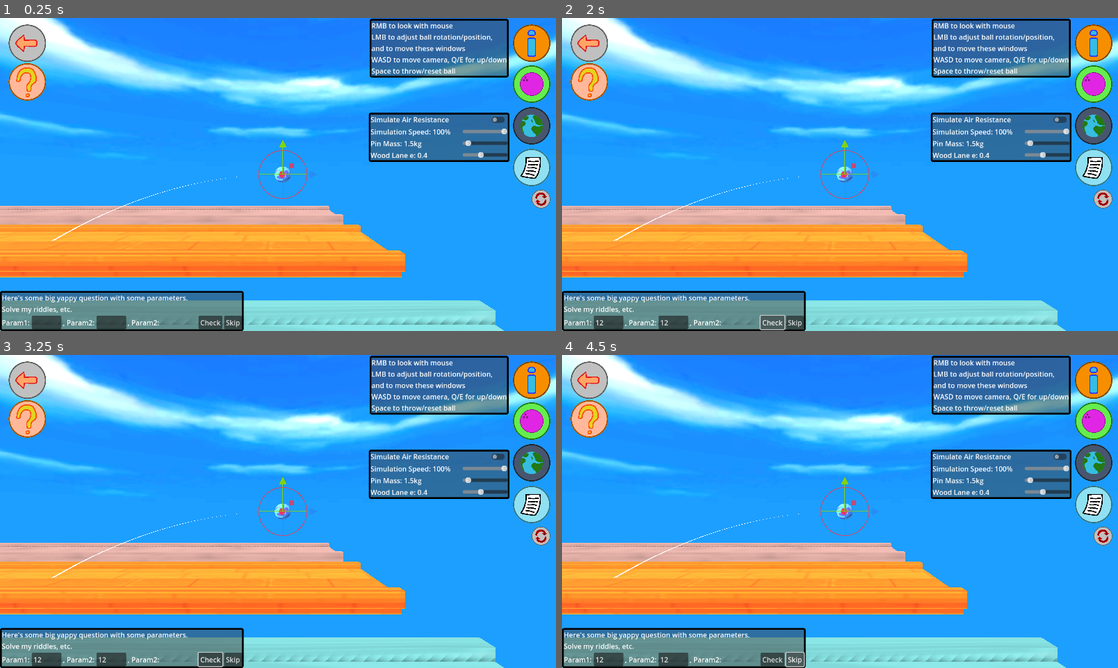
Above: before the commit, frames 1-4 (two rows, left to right).
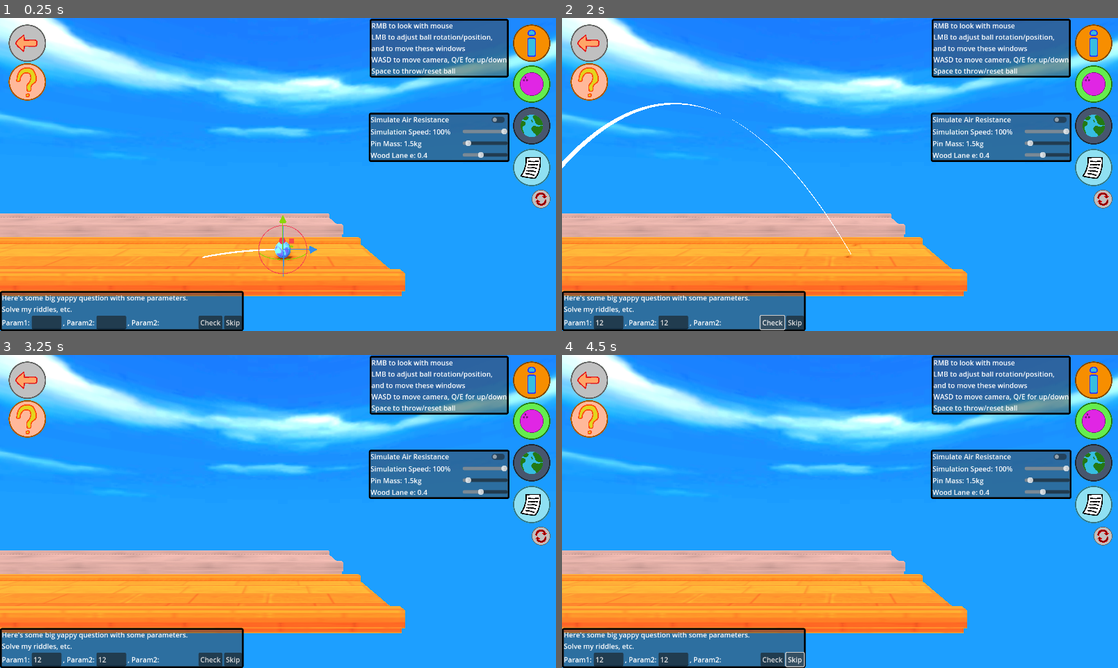
Above: after the commit, the same moments.

Repository: ErythiaSea/CMP400-PhET
Game: Godot game, scene res://Scenes/bowlingEnv.tscn
Same seed, same stepped clock (60 frames per second), same inputs: the game is played once before the commit and once after it.
Inputs (mouse positions are in pixels of both pictures, inside the frame that each line leads up to):
- Up to frame 1 (0.25 s): no input
- Up to frame 2 (2 s): click (606, 321) at 0.52 s; type "12" at 0.6 s; click (673, 321) at 0.75 s; type "12" at 0.83 s; click "Check" at 1.25 s
- Up to frame 3 (3.25 s): click (27, 417) at 2 s; click (27, 417) at 2.75 s
- Up to frame 4 (4.5 s): click "Skip" at 3.5 s; click "Skip" at 4.25 s

The runs differ from the first frame. In frame 1, 21% of the frame differs, in the area x 0-91%, y 39-100%; in frame 2, 21%, in the area x 0-91%, y 27-100%; in frame 3, 21%; in frame 4, 21%.

Commit message:
started answer check for e coeff

Diff:
--- a/Scenes/bowlingEnv.tscn
+++ b/Scenes/bowlingEnv.tscn
@@ -149,7 +149,6 @@
 surface_material_override/0 = SubResource("StandardMaterial3D_22p0g")
 
 [node name="ForceBall" type="RigidBody3D" parent="." node_paths=PackedStringArray("traj_line")]
-transform = Transform3D(1, 0, 0, 0, 1, 0, 0, 0, 1, 0, 1, 0)
 mass = 7.0
 physics_material_override = SubResource("PhysicsMaterial_65q5m")
 can_sleep = false
@@ -173,15 +172,15 @@
 surface_material_override/0 = SubResource("StandardMaterial3D_unano")
 
 [node name="ArrowRoot" parent="ForceBall" instance=ExtResource("4_0fhea")]
-transform = Transform3D(0.0001, 0, 0, 0, 0.0001, 0, 0, 0, 0.0001, 0, 1, 0)
+transform = Transform3D(0.0001, 0, 0, 0, 0.0001, 0, 0, 0, 0.0001, 0, 0, 0)
 length_scale = 0.5
 distance_from_center = 0.75
 
 [node name="laneWood" parent="." instance=ExtResource("9_aomcl")]
-transform = Transform3D(-4.371139e-08, 0, 1, 0, 1, 0, -1, 0, -4.371139e-08, 0, 0, -7.5)
+transform = Transform3D(-4.371139e-08, 0, 1, 0, 1, 0, -1, 0, -4.371139e-08, 0, -0.2, -7.5)
 
 [node name="laneCloth" type="StaticBody3D" parent="."]
-transform = Transform3D(-4.371139e-08, 0, 1, 0, 1, 0, -1, 0, -4.371139e-08, 2, 0, -7.5)
+transform = Transform3D(-4.371139e-08, 0, 1, 0, 1, 0, -1, 0, -4.371139e-08, 2, -0.2, -7.5)
 physics_material_override = SubResource("PhysicsMaterial_fxcs8")
 
 [node name="Rbarrier" type="MeshInstance3D" parent="laneCloth"]
@@ -207,7 +206,7 @@
 shape = SubResource("BoxShape3D_fxcs8")
 
 [node name="laneRubber" type="StaticBody3D" parent="."]
-transform = Transform3D(-4.371139e-08, 0, 1, 0, 1, 0, -1, 0, -4.371139e-08, -2, 0, -7.5)
+transform = Transform3D(-4.371139e-08, 0, 1, 0, 1, 0, -1, 0, -4.371139e-08, -2, -0.2, -7.5)
 physics_material_override = SubResource("PhysicsMaterial_4hcwo")
 
 [node name="Rbarrier" type="MeshInstance3D" parent="laneRubber"]
@@ -532,7 +531,7 @@
 
 [node name="ScrollContainer" type="ScrollContainer" parent="GUIRoot/FormulaPanel/MarginContainer"]
 layout_mode = 2
-scroll_vertical = 265
+scroll_vertical = 94
 
 [node name="HBoxContainer" type="VBoxContainer" parent="GUIRoot/FormulaPanel/MarginContainer/ScrollContainer"]
 layout_mode = 2
@@ -775,10 +774,11 @@
 [connection signal="value_changed" from="GUIRoot/QuestionPanel/VBoxContainer/PLChContainer/ParamContainer/Param1Box" to="." method="_on_param_1_value_changed"]
 [connection signal="value_changed" from="GUIRoot/QuestionPanel/VBoxContainer/PLChContainer/ParamContainer/Param2Box" to="." method="_on_param_2_value_changed"]
 [connection signal="pressed" from="GUIRoot/QuestionPanel/VBoxContainer/PLChContainer/CheckContainer/CheckButton" to="." method="_on_check_button_pressed"]
+[connection signal="pressed" from="GUIRoot/QuestionPanel/VBoxContainer/PLChContainer/CheckContainer/SkipButton" to="." method="_on_skip_button_pressed"]
 [connection signal="pressed" from="GUIRoot/InfoButton" to="GUIRoot" method="_on_info_button_pressed"]
 [connection signal="pressed" from="GUIRoot/BallButton" to="GUIRoot" method="_on_ball_button_pressed"]
 [connection signal="pressed" from="GUIRoot/WorldButton" to="GUIRoot" method="_on_world_button_pressed"]
 [connection signal="pressed" from="GUIRoot/EquationButton" to="GUIRoot" method="_on_equation_button_pressed"]
 [connection signal="pressed" from="GUIRoot/ResetWindowsButton" to="GUIRoot" method="_on_reset_windows_button_pressed"]
 [connection signal="pressed" from="GUIRoot/BackButton" to="GUIRoot" method="_on_back_button_pressed"]
-[connection signal="pressed" from="GUIRoot/PlayButton" to="." method="_on_play_button_pressed"]
+[connection signal="pressed" from="GUIRoot/PlayButton" to="GUIRoot" method="_on_play_button_pressed"]
--- a/Scenes/bowling_ball.gd
+++ b/Scenes/bowling_ball.gd
@@ -37,8 +37,9 @@
 	bounces = 0
 
 	# i cannot understand why this is necessary but it is
-	(func(): position = last_pos).call_deferred()
-	(func(): rotation = last_rot).call_deferred()
+	if (GameManager.current_gamemode == GameManager.mode.freeplay):
+		(func(): position = last_pos).call_deferred()
+		(func(): rotation = last_rot).call_deferred()
 
 func full_reset() -> void:
 	last_pos = init_pos
--- a/Scenes/bowling_env.gd
+++ b/Scenes/bowling_env.gd
@@ -17,6 +17,8 @@
 @export var q_args: Dictionary[String, float] # only export so i can cheat :p
 var fired: bool = false
 var can_fire: bool = true
+
+var checking = false
 
 # Called when the node enters the scene tree for the first time.
 func _ready() -> void:
@@ -54,6 +56,11 @@
 
 # Called every frame. 'delta' is the elapsed time since the previous frame.
 func _process(delta: float) -> void:
+	if (checking):
+		if (GameManager.current_gamemode == GameManager.mode.e_coeff):
+			if _bowling_ball.linear_velocity.y < 0.01 and _bowling_ball.bounces > 0:
+				_bowling_ball.freeze = true
+
 	if Input.is_action_just_pressed("ball_fire") and can_fire:
 		fired = !fired
 		if fired:
@@ -147,14 +154,12 @@
 func _on_wood_e_slider_value_changed(value: float) -> void:
 	_lane_wood.physics_material_override.bounce = value
 
-func _on_play_button_pressed() -> void:
+func _on_skip_button_pressed() -> void:
+	checking = false
 	GameManager.generate_q_type()
-	if (GameManager.current_gamemode == GameManager.mode.proj_mtn):
-		_construct_lob_setup()
-	else:
-		push_warning("no function for this button in this mode yet!")
 
 func _on_new_q_type(type: GameManager.q_type) -> void:
+	_bowling_ball.reset()
 	if (GameManager.current_gamemode == GameManager.mode.e_coeff):
 		_construct_drop_setup()
 	if (GameManager.current_gamemode == GameManager.mode.collision):
@@ -178,4 +183,5 @@
 	pass # Replace with function body.
 
 func _on_check_button_pressed() -> void:
-	pass # Replace with function body.
+	_bowling_ball.fire()
+	checking = true
--- a/Scenes/gui_root.gd
+++ b/Scenes/gui_root.gd
@@ -148,3 +148,6 @@
 		GameManager.q_type.col_init_ballspeed, GameManager.q_type.col_final_ballspeed, GameManager.q_type.col_final_pinspeed:
 			param1_label.text = "Velocity: "
 			param2_label.text = "m/s"
+
+func _on_play_button_pressed() -> void:
+	question_panel.visible = !question_panel.visible
--- a/project.godot
+++ b/project.godot
@@ -120,6 +120,7 @@
 
 3d/physics_engine="Jolt Physics"
 3d/default_linear_damp=0.0
+3d/default_angular_damp=0.0
 
 [rendering]
 
